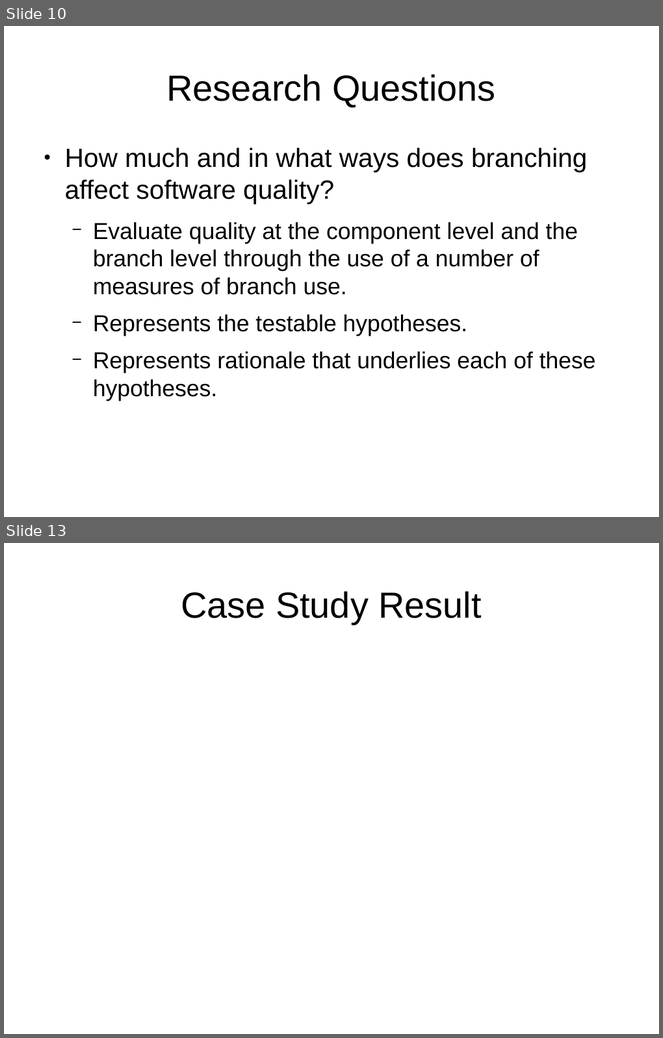
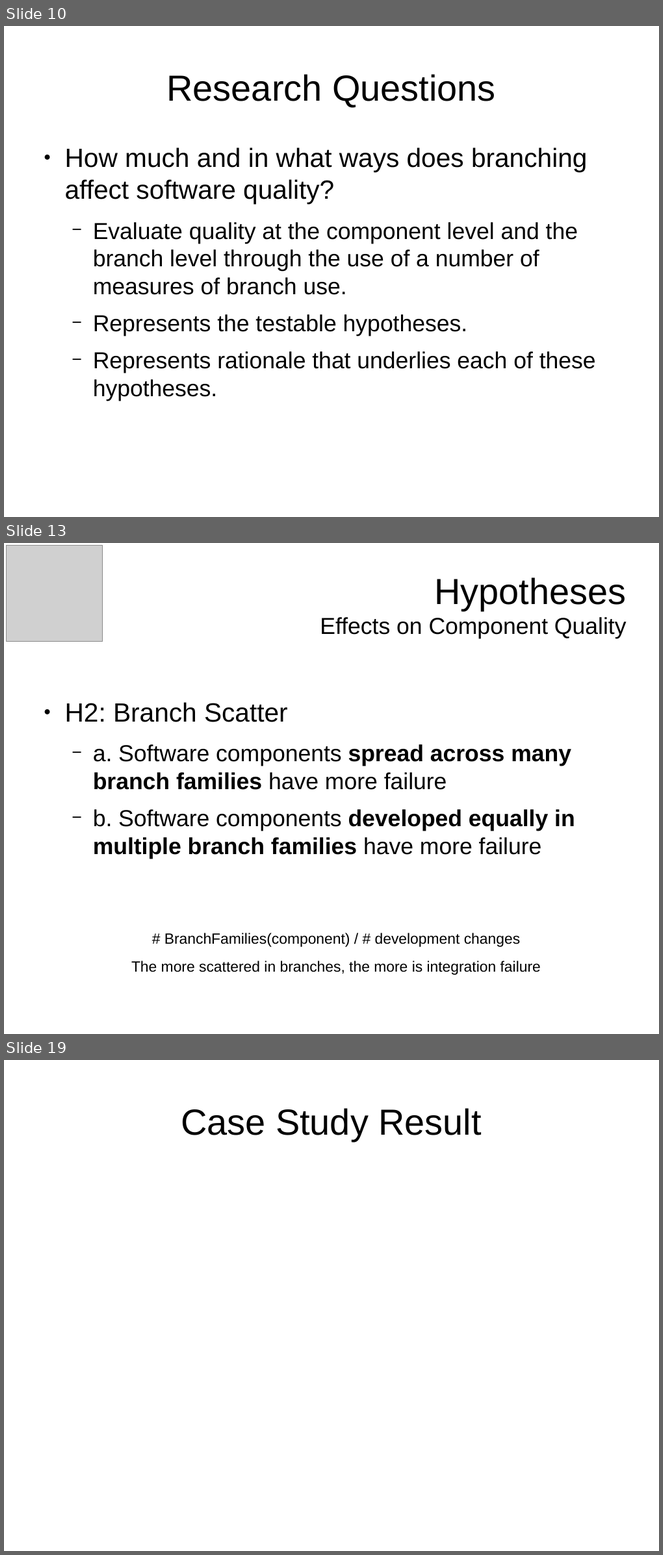
Before and after one commit to tajmilur-rahman/LOG6307, a slide deck: paper-presentation/slides.odp. Shown one above the other, each under a label of ours: slides 10 and 13 before the commit, slides 10, 13 and 19 after it; the slides between them are not shown. The pictures are 663x1038 and 663x1555 pixels, drawn with LibreOffice and Linux fonts; fonts in the diff are those of the drawing; grey boxes stand for pictures. Boxes give left, top, right and bottom in pixels: in the first picture for what was removed or moved away, otherwise in the second. Text is boxed around its words. In the diff, an @@ line names an element or a change of style, - is before the commit and + after.

```diff
--- a/paper-presentation/slides.odp
+++ b/paper-presentation/slides.odp
@@ slide 13 added at (4,543,659,1034), background #FFFFFF @@
@@ picture added at (7,546,102,641) @@
@@ title added at (320,577,627,639), 28 pt, text #000000 @@
+Hypotheses
+Effects on Component Quality
@@ text added at (65,702,575,859), 28 pt, text #000000 @@
+● H2: Branch Scatter
+  − a. Software components spread across many branch families have more failure
+  − b. Software components developed equally in multiple branch families have more failure
@@ text added at (165,933,520,947), 18 pt, text #000000 @@
+# BranchFamilies(component) / # development changes
@@ text added at (131,961,541,975), 18 pt, text #000000 @@
+The more scattered in branches, the more is integration failure
@@ what was slide 13 is now slide 19 @@
```
Also in this commit, not shown: 3 slides changed, 7 other slides added, 2 slides removed, 3 other files.
